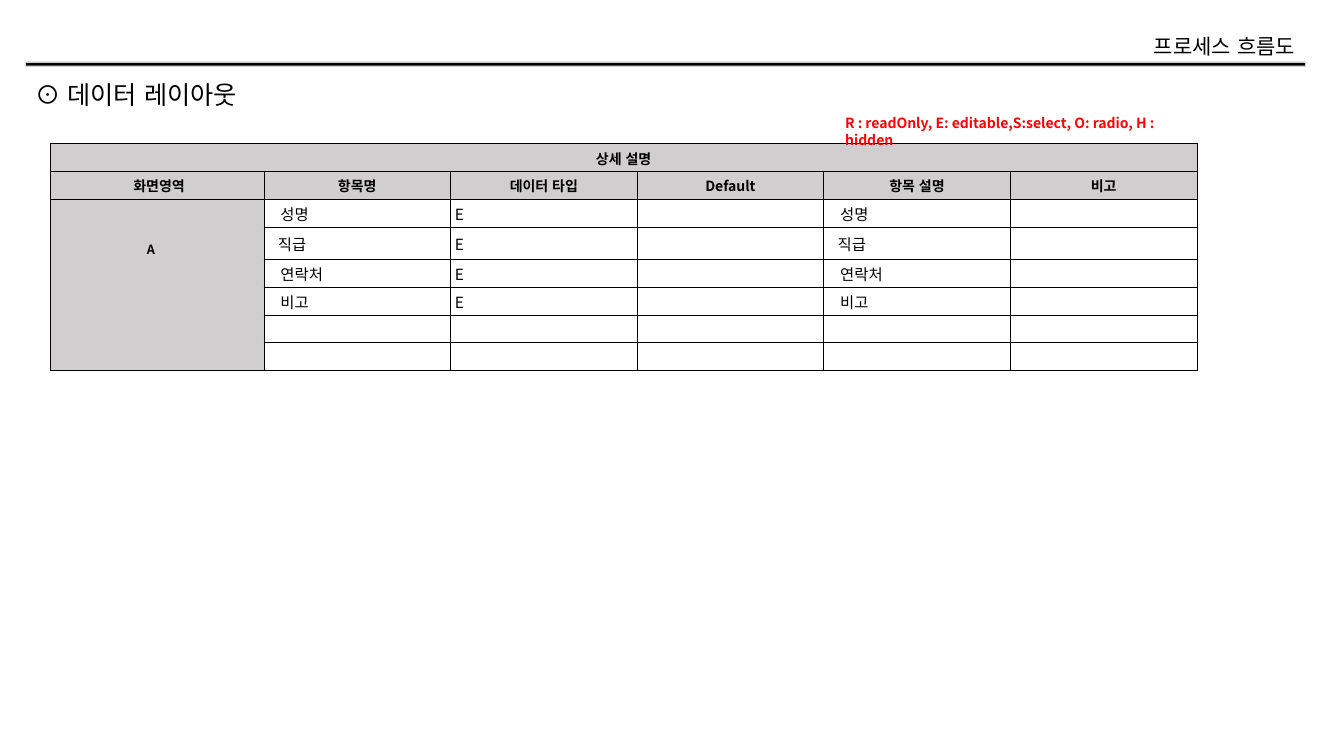
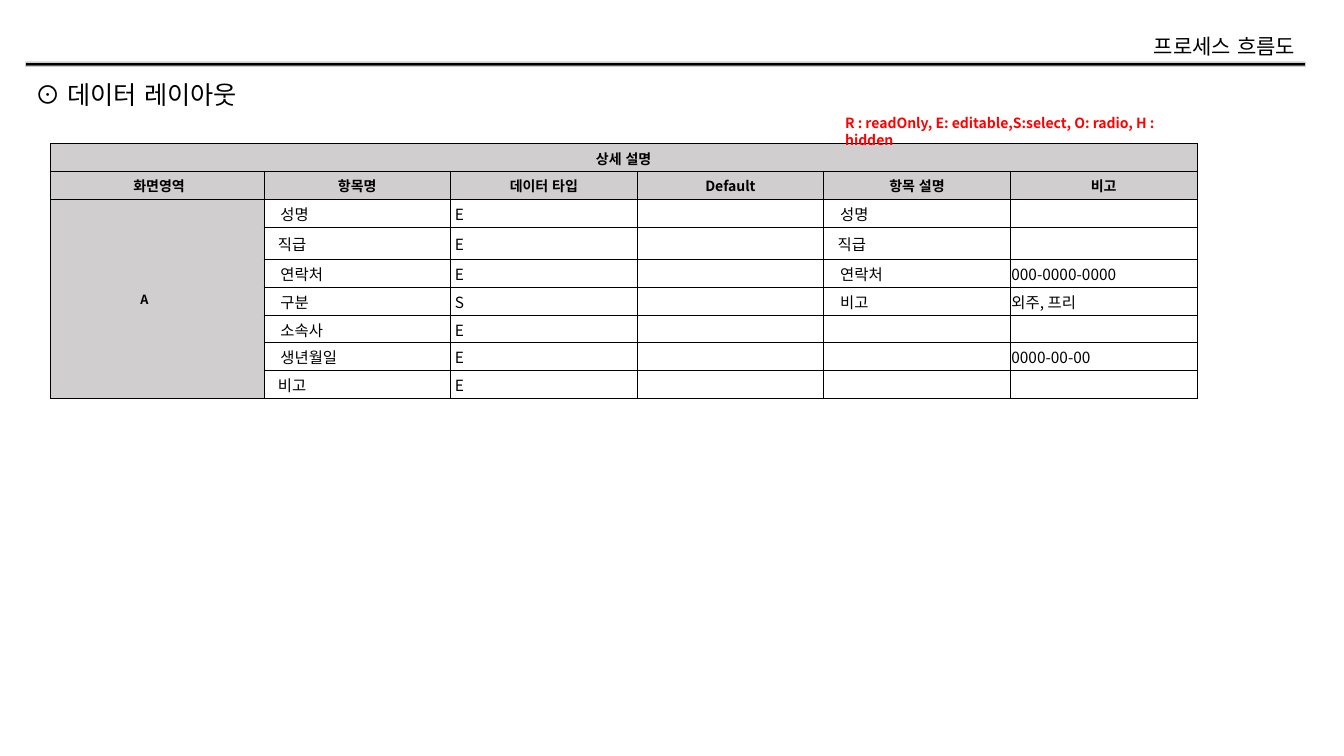
Before and after one commit to smilebulee/infogen_ims, a slide deck: slide 5 of 산출물/설계/AND-001.화면설계서/20200806_IMS_AND-07_화면설계서_개발자 등록_v0.1.pptx. Drawn at 1344x756 pixels with LibreOffice and Linux fonts; fonts in the diff are those of the drawing. Boxes give left, top, right and bottom in pixels: in the first picture for what was removed or moved away, otherwise in the second. Text is boxed around its words. In the diff, an @@ line names an element or a change of style, - is before the commit and + after.

```diff
--- a/산출물/설계/AND-001.화면설계서/20200806_IMS_AND-07_화면설계서_개발자 등록_v0.1.pptx
+++ b/산출물/설계/AND-001.화면설계서/20200806_IMS_AND-07_화면설계서_개발자 등록_v0.1.pptx
@@ table at [50,144,1197,399] @@
-row 5:  | 연락처 | E |  | 연락처 | 
-row 6:  | 비고 | E |  | 비고 | 
-row 7:  |  |  |  |  | 
-row 8:  |  |  |  |  | 
+row 5:  | 연락처 | E |  | 연락처 | 000-0000-0000
+row 6:  | 구분 | S |  | 비고 | 외주, 프리
+row 7:  | 소속사 | E |  |  | 
+row 8:  | 생년월일 | E |  |  | 0000-00-00
+row 9:  | 비고 | E |  |  | 
```
Also in this commit, not shown: 1 other slide changed, 4 other files.
